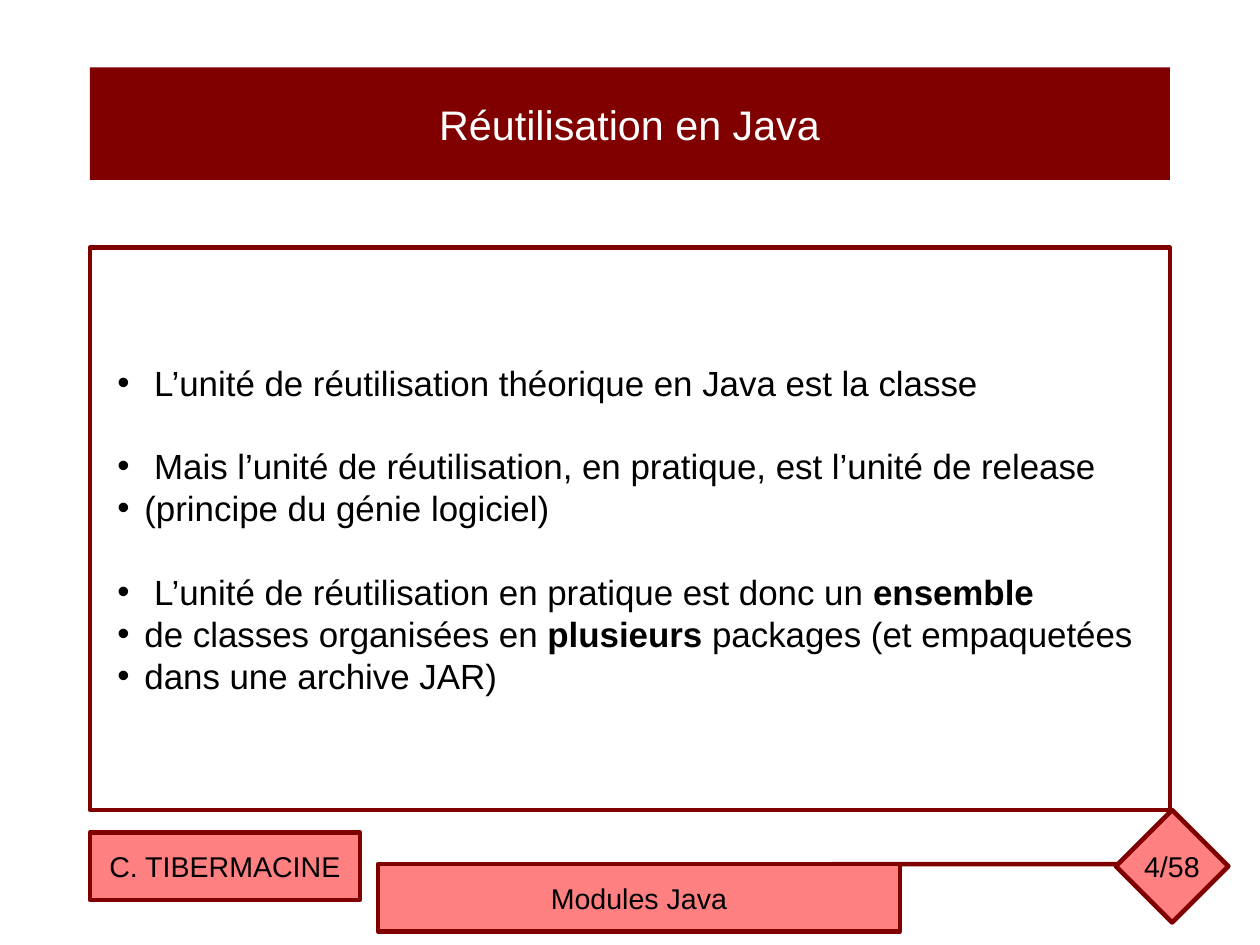
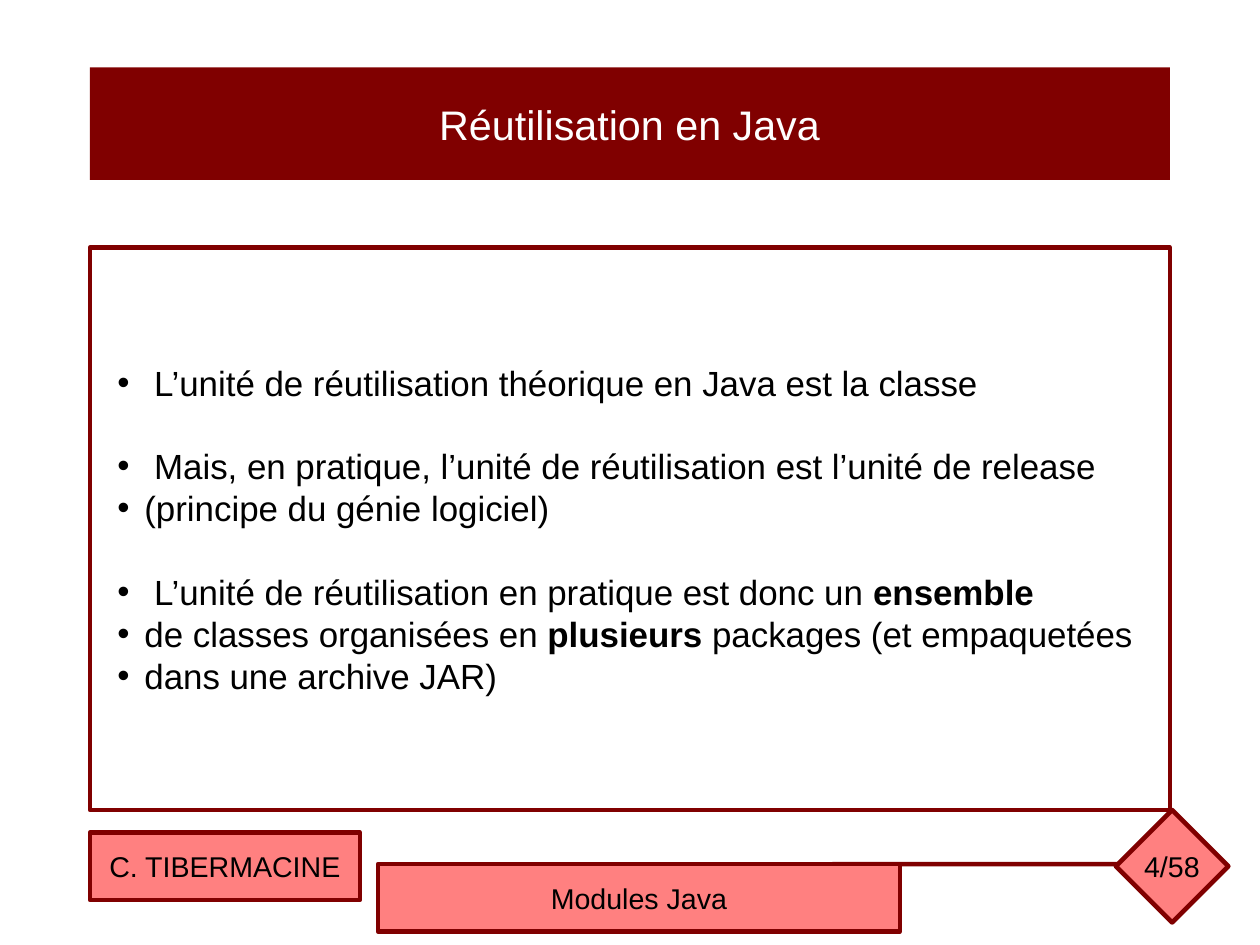
Before and after one commit to ctiber/composants, a slide deck: slide 4 of cours/cours6.odp. Drawn at 1260x945 pixels with LibreOffice and Linux fonts; fonts in the diff are those of the drawing. Boxes give left, top, right and bottom in pixels: in the first picture for what was removed or moved away, otherwise in the second. Text is boxed around its words. In the diff, an @@ line names an element or a change of style, - is before the commit and + after.

```diff
--- a/cours/cours6.odp
+++ b/cours/cours6.odp
@@ text in rectangle at (154,453,1095,486): text changed @@
-• Mais l’unité de réutilisation, en pratique, est l’unité de release
+• Mais, en pratique, l’unité de réutilisation est l’unité de release
```
Also in this commit, not shown: 21 other slides changed, 1 other file.
